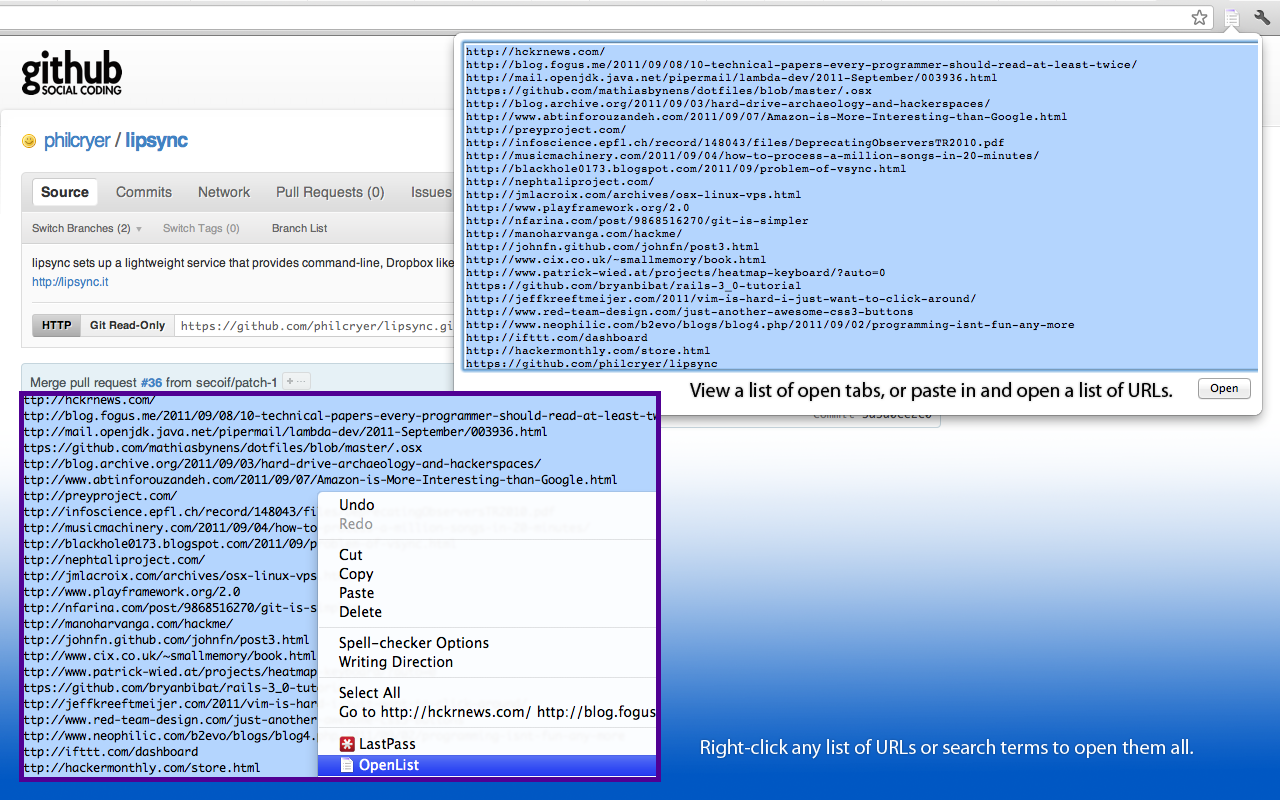
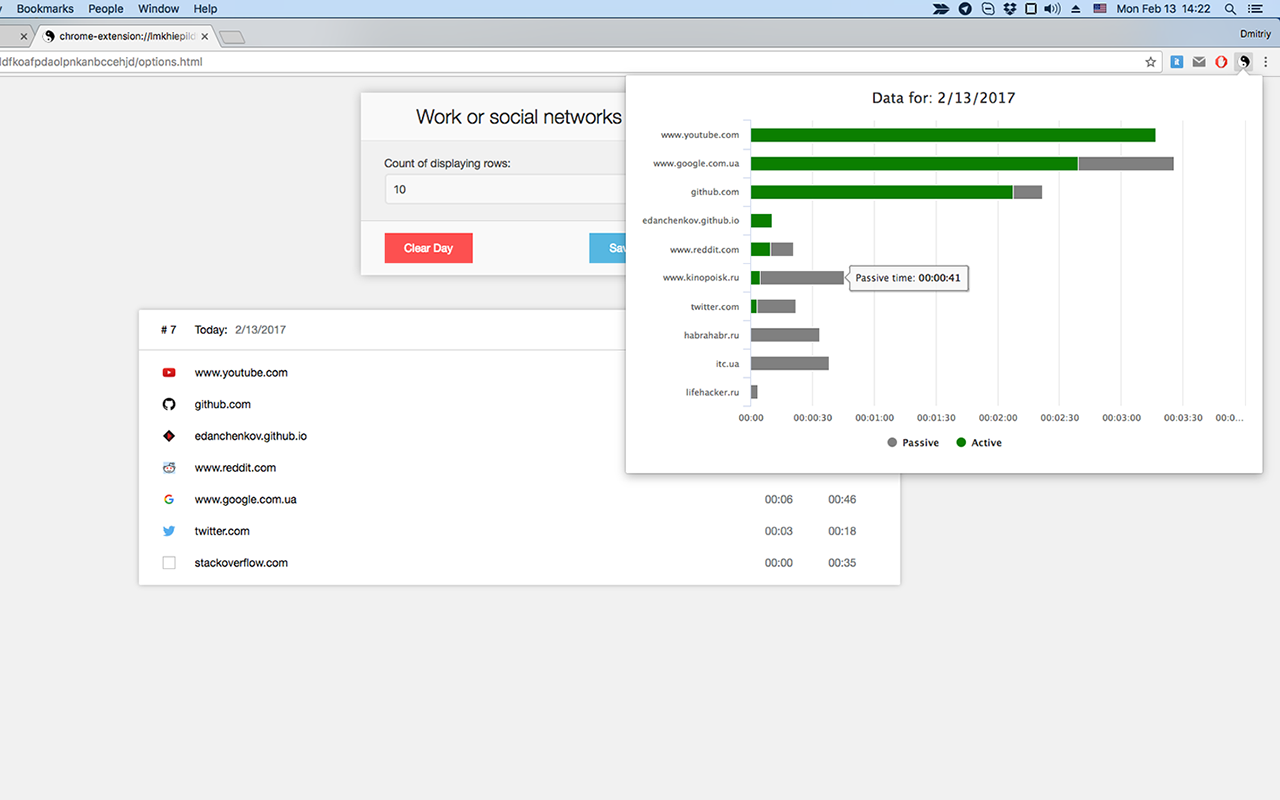
Layered file, before and after one edit (1280px x 800px). Changes by layer:
removed layer "Background copy" over [24, 396, 656, 777]
removed layer "View a list of open tabs, or paste in and open a list of URLs. copy" over [690, 382, 1172, 401]
removed layer "Right-click any list of URLs or search terms to open them all." over [701, 739, 1193, 759]
removed layer "Shape 1" over [19, 391, 661, 782]
removed layer "Layer 1" over [0, 402, 1280, 800]
removed layer "Background copy 2" over [0, 0, 1280, 764]
